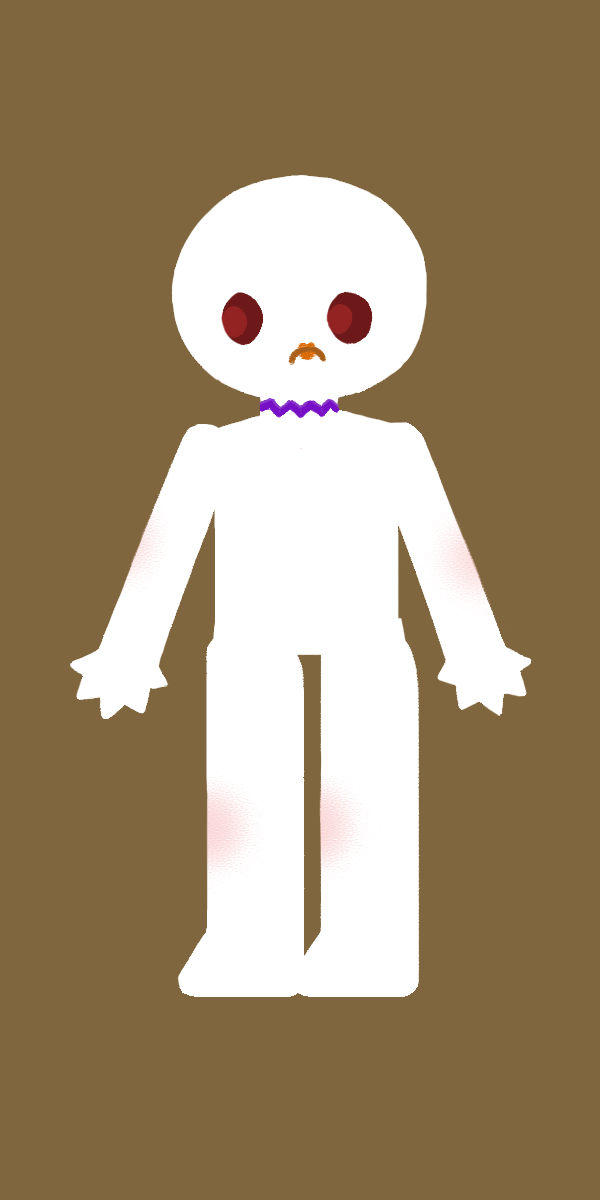
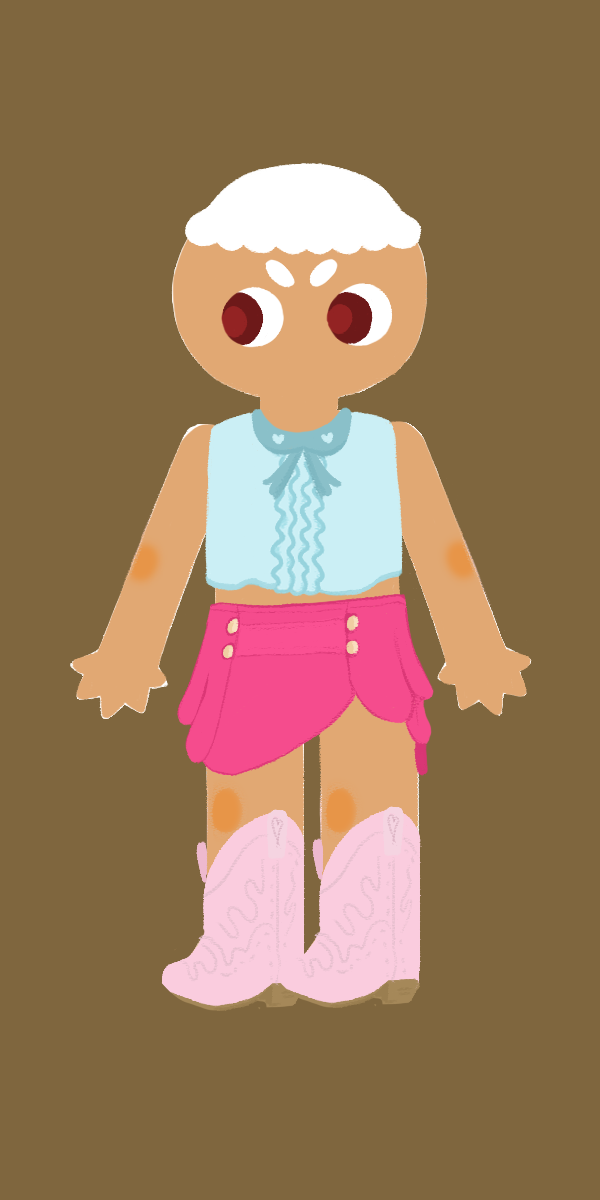
Comparing the layer stacks of the two 600px x 1200px images. Changes:
showed group "Cowboy_Boots" (3 layers) over (x1=161, y1=806, x2=422, y2=1011)
hid group "Nose" (2 layers) over (x1=287, y1=308, x2=319, y2=335)
hid "Mouth_Frown" over (x1=288, y1=341, x2=327, y2=365)
hid group "Tails" (5 layers) over (x1=172, y1=163, x2=428, y2=422)
showed group "Bangs" (4 layers) over (x1=173, y1=163, x2=427, y2=280)
showed "Bangs_Short", painted on it over (x1=176, y1=163, x2=422, y2=266)
hid group "Necklace" (3 layers) over (x1=248, y1=397, x2=350, y2=439)
showed group "Tops" (22 layers) over (x1=97, y1=398, x2=511, y2=696)
showed group "Tank_Collar" (1 layers) over (x1=192, y1=407, x2=403, y2=696)
painted on "Top_Tank_Collar" over (x1=192, y1=407, x2=403, y2=696)
showed group "Skirt_Skort_Pink" (1st of 2, in "Bottoms") (1 layers) over (x1=176, y1=576, x2=434, y2=776)
painted on "Skirt_Skort_Pink" (2nd of 2, in "Bottoms" › "Skirt_Skort_Pink") over (x1=176, y1=576, x2=434, y2=776)
showed group "Base - Tester" (8 layers) over (x1=72, y1=175, x2=531, y2=997)
